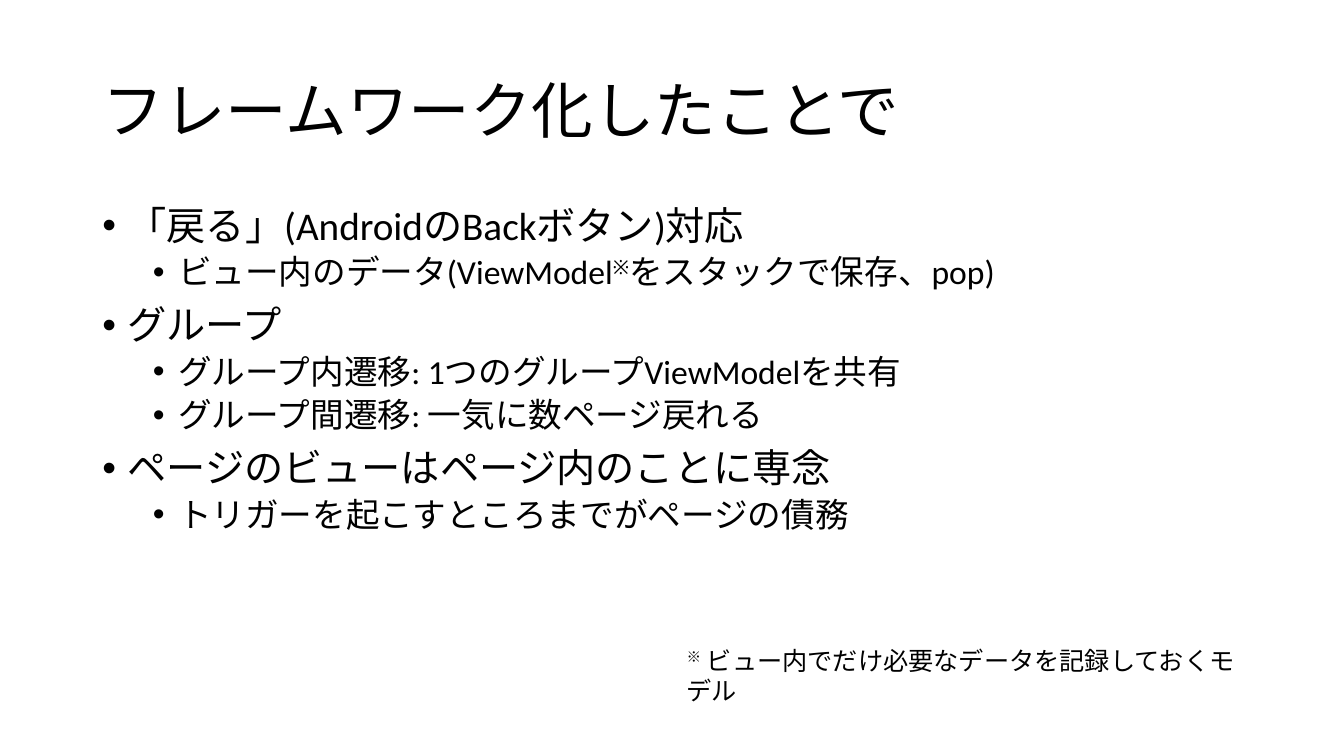
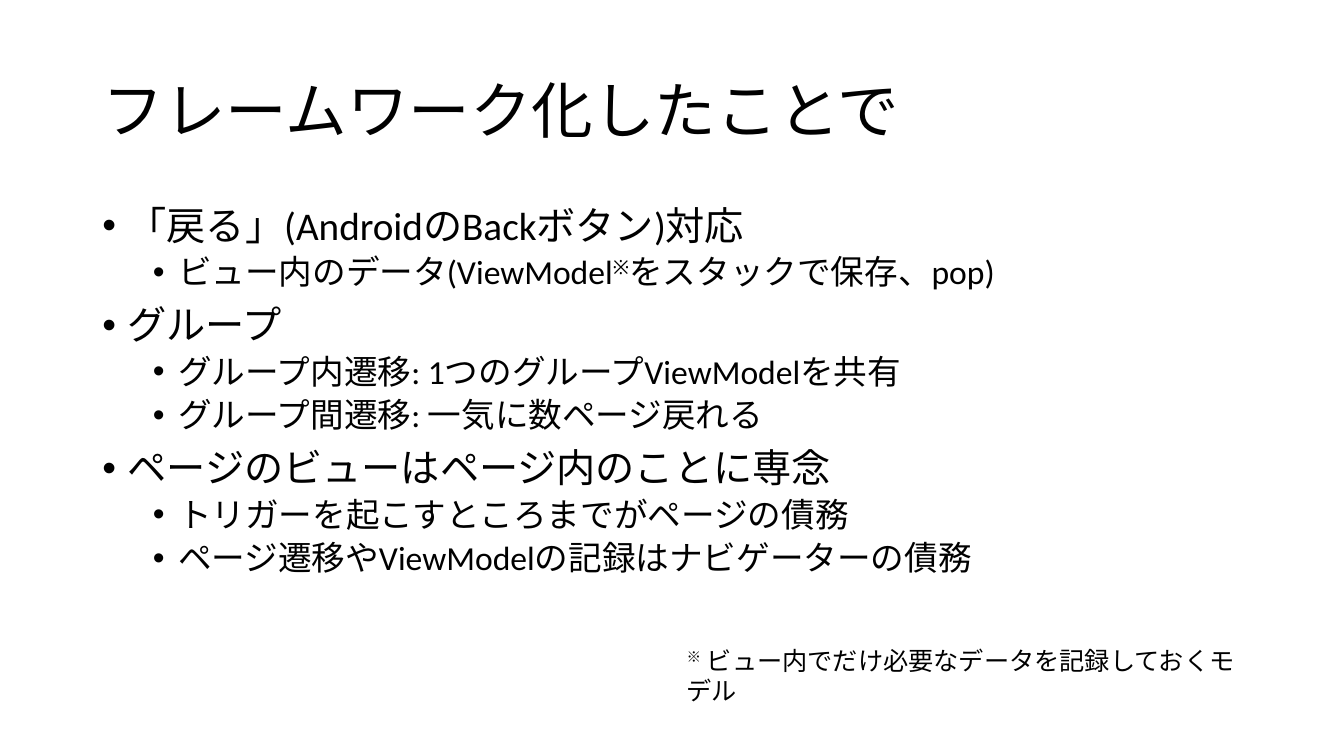
Before and after one commit to ppcuni/UnityCsharp20150321, a slide deck: slide 38 of doc/自社フレームワーク.pptx (slide 36 before the commit). Drawn at 1344x756 pixels with LibreOffice and Linux fonts; fonts in the diff are those of the drawing. Boxes give left, top, right and bottom in pixels: in the first picture for what was removed or moved away, otherwise in the second. Text is boxed around its words. In the diff, an @@ line names an element or a change of style, - is before the commit and + after.

```diff
--- a/doc/自社フレームワーク.pptx
+++ b/doc/自社フレームワーク.pptx
@@ text at <box>178,541,972,573</box>: paragraph added @@
+  • ページ遷移やViewModelの記録はナビゲーターの債務
```
Also in this commit, not shown: 9 other slides changed, 2 slides added.
